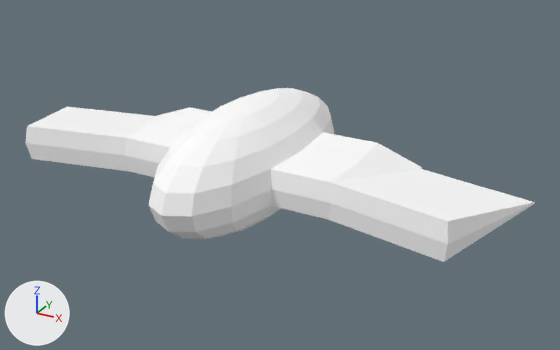
The Blender file Blends/Enemy2.blend: old version first, new version second.
Rendered twice from a 50 mm lens placed at (6.25, -10.38, 4.98), pointed at (0.48, 0.13, -0.27). Lighting does not change. The marker at lower left points along +X, +Y and +Z.
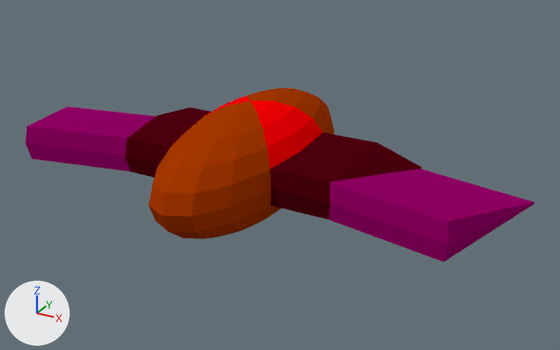
What changed in the scene script:
```text
Change mat_material_001:
    mat_material_001.base_color: (1.0, 1.0, 1.0) -> (0.384, 0.04, 0.0)  # white #ffffff -> brown #a73800
Add mat_material_003:
    mat_material_003 = diffuse_material('Material.003')
    mat_material_003.base_color = (1.0, 0.0, 0.00134)  # red #ff0004
Add mat_material_002:
    mat_material_002 = diffuse_material('Material.002')
    mat_material_002.base_color = (0.0765, 0.0, 0.00462)  # dark red #4e000f
Add mat_material:
    mat_material = diffuse_material('Material')
    mat_material.base_color = (0.303, 0.0, 0.137)  # purple #960067
Change me_sphere:
    where me_sphere.from_pydata(...)  # 104 vertices, 99 faces; spans x -4.56..0.0, y -1.0..1.0, z -1.0..1.0
    used by ob_sphere; location = (0.0, 0.0, 0.0); scale = (1.0, 2.5, 1.0)
    me_sphere part 1: all 6 faces centred in x -4.18..-2.85, y -0.45..-0.08, z -0.16..0.16 switch from mat_material_001 (white #ffffff) to mat_material (purple #960068)
    me_sphere part 2: all 14 faces centred in x -2.29..-1.4, y -0.37..0.38, z -0.31..0.31 switch from mat_material_001 (white #ffffff) to mat_material_002 (dark red #4e000f)
    me_sphere part 3: all 8 faces centred in x -0.85..-0.2, y -0.17..0.17, z 0.45..0.97 switch from mat_material_001 (white #ffffff) to mat_material_003 (red #ff0004)
```

Pixel boxes [x1, y1, x2, y2] of what changed, in the pictures (560 x 350 px):
'Sphere', recoloured
    both: [25, 88, 535, 262]
part 1 of me_sphere, recoloured (white to purple)
    both: [25, 107, 535, 262]
part 2 of me_sphere, recoloured (white to red)
    both: [125, 107, 421, 220]
part 3 of me_sphere, recoloured (white to red)
    both: [207, 96, 322, 169]
